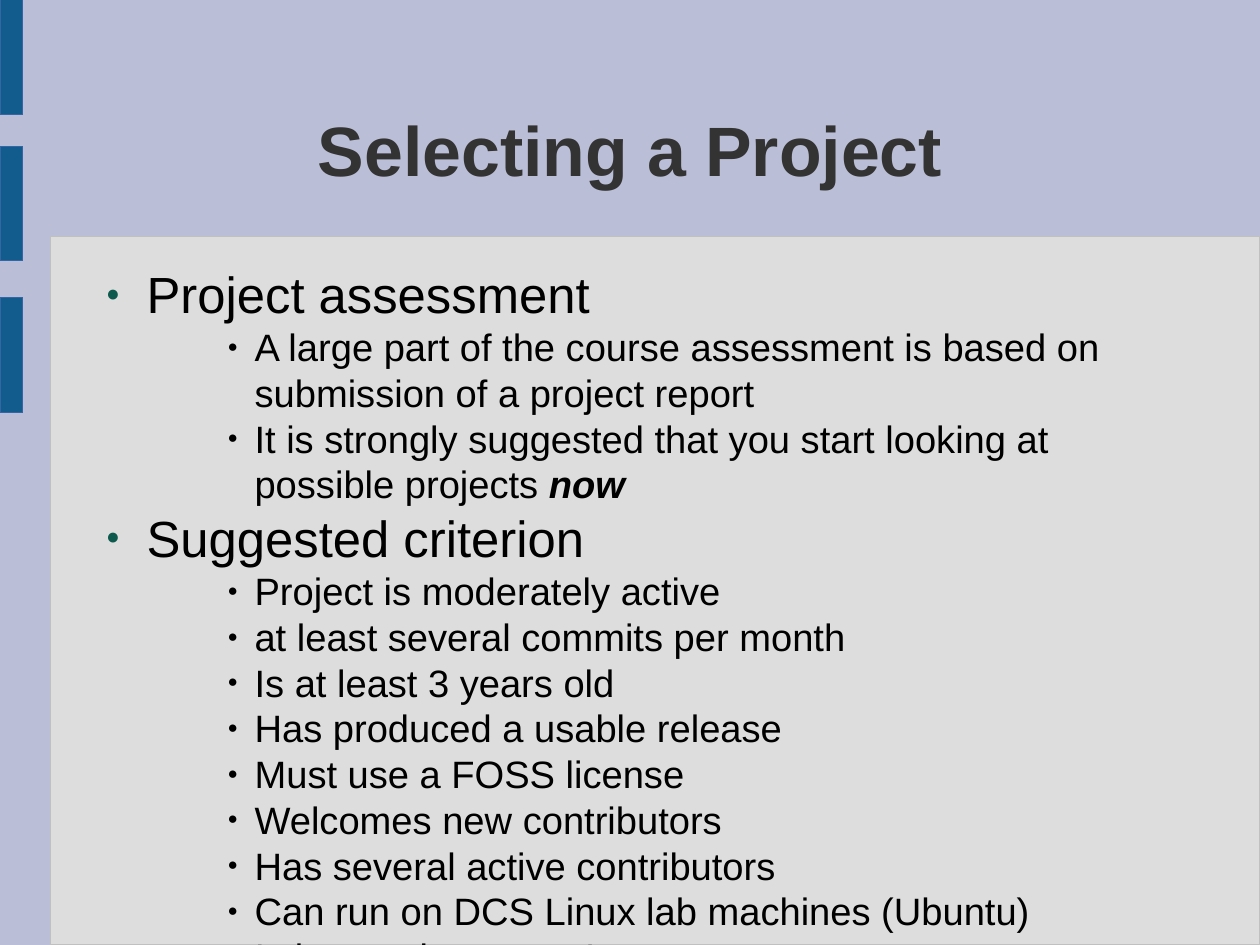
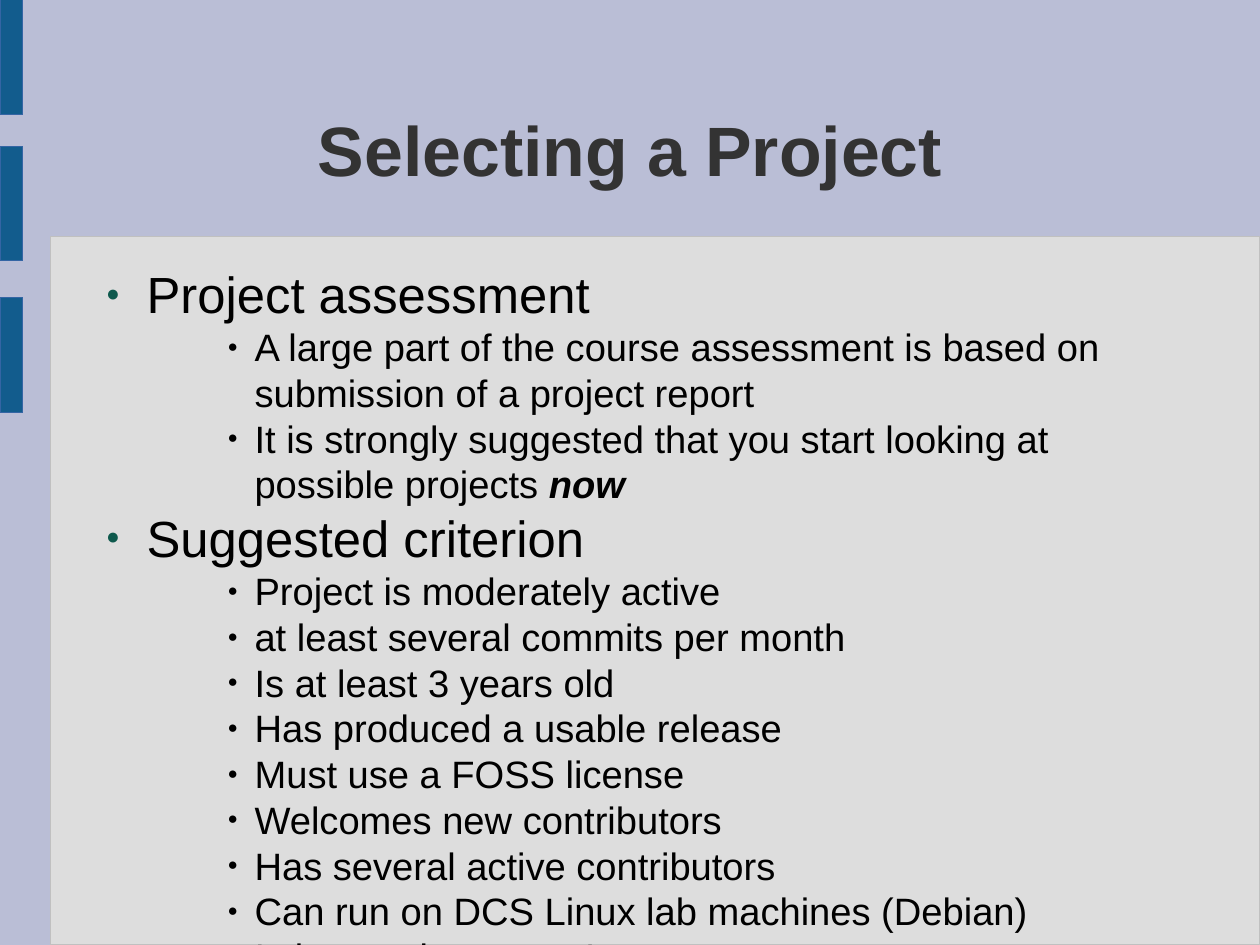
Before and after one commit to tridge/COMP8440, a slide deck: slide 9 of lectures/course_introduction.odp. Drawn at 1260x945 pixels with LibreOffice and Linux fonts; fonts in the diff are those of the drawing. Boxes give left, top, right and bottom in pixels: in the first picture for what was removed or moved away, otherwise in the second. Text is boxed around its words. In the diff, an @@ line names an element or a change of style, - is before the commit and + after.

```diff
--- a/lectures/course_introduction.odp
+++ b/lectures/course_introduction.odp
@@ text at <box>255,897,1027,933</box>: text changed @@
-    ● Can run on DCS Linux lab machines (Ubuntu)
+    ● Can run on DCS Linux lab machines (Debian)
```
Also in this commit, not shown: 2 other slides changed, 1 slide removed, 3 other files.
